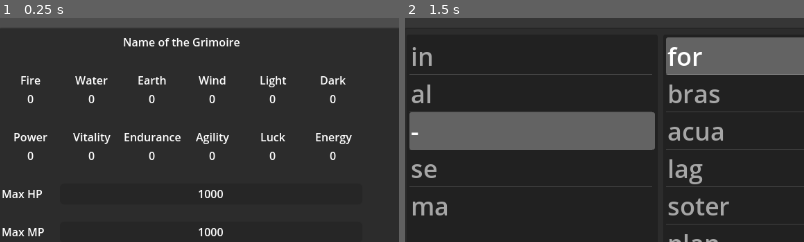
Above: before the commit, frames 1-2 (left to right).
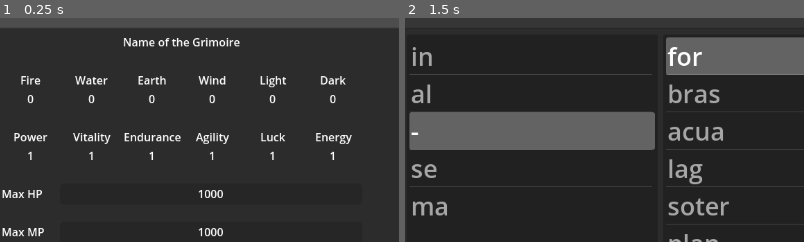
Above: after the commit, the same moments.

Repository: vhoyer/grimoire-researches
Game: Godot game, scene res://stages/_debug/grimoire/grimoires.tscn
Two runs of this game, one before a commit and one after it. Both use one fixed random seed, a clock stepped at 60 frames per second and the inputs below.
Inputs:
- Up to frame 1 (0.25 s): no input
- Up to frame 2 (1.5 s): click "+" at 0.5 s; click "+" at 1.25 s
The pictures show only the part of the screen within x 2-52%, y 0-50%; the shares and areas given below are measured in that part.

The runs differ from the first frame. In frame 1, 0.3% of the frame differs, in the area x 6-85%, y 59-64%; in frame 2, nothing differs.

Commit message:
✨ Add automated affinity calculation on grimoire prototype

Diff:
--- /dev/null
+++ b/entities/grimoire/affinities.gd
@@ -0,0 +1,45 @@
+extends Resource
+class_name Affinities
+
+@export var fire: int:
+	get(): return _elements[Spell.Elements.fire]
+@export var water: int:
+	get(): return _elements[Spell.Elements.water]
+@export var earth: int:
+	get(): return _elements[Spell.Elements.earth]
+@export var wind: int:
+	get(): return _elements[Spell.Elements.wind]
+@export var light: int:
+	get(): return _elements[Spell.Elements.light]
+@export var dark: int:
+	get(): return _elements[Spell.Elements.dark]
+
+var _elements: PackedInt32Array = [0];
+
+const CIRCLE_PENALTY = {
+	1: 0,
+	2: -1,
+	3: -2,
+}
+
+func _init() -> void:
+	_elements.resize(6)
+	_elements.fill(0)
+	pass
+
+func process_spell(spell: Spell) -> void:
+	var opposite_index = get_opposite_element(spell.element)
+	var affinity = CIRCLE_PENALTY[spell.circle]
+	_elements[opposite_index] = min(_elements[opposite_index], affinity)
+	pass
+
+func get_opposite_element(el: Spell.Elements) -> Spell.Elements:
+	match el:
+		Spell.Elements.fire: return Spell.Elements.water;
+		Spell.Elements.water: return Spell.Elements.fire;
+		Spell.Elements.earth: return Spell.Elements.wind;
+		Spell.Elements.wind: return Spell.Elements.earth;
+		Spell.Elements.light: return Spell.Elements.dark;
+		Spell.Elements.dark: return Spell.Elements.light;
+	assert(false, "Error, wtf why did it even get here????")
+	return 0;
--- a/entities/grimoire/grimoire.gd
+++ b/entities/grimoire/grimoire.gd
@@ -3,4 +3,28 @@
 
 const SIZE := 10
 
-var list: Array[Spell] = []
+var _list: Array[Spell] = []
+
+var affinities:= Affinities.new();
+var stats:= Stats.new();
+
+signal updated;
+
+func _init() -> void:
+	_list.resize(SIZE)
+	pass
+
+func set_spell(idx: int, spell: Spell) -> void:
+	_list[idx] = spell;
+	recalculate();
+	pass
+
+func get_spell(idx: int) -> Spell:
+	return _list[idx];
+
+func recalculate() -> void:
+	affinities = Affinities.new();
+	for spell in _list:
+		if spell == null: continue;
+		affinities.process_spell(spell);
+	updated.emit();
--- /dev/null
+++ b/entities/grimoire/stats.gd
@@ -0,0 +1,17 @@
+extends Resource
+class_name Stats
+
+@export var power = 1;
+@export var vitality = 1;
+@export var endurance = 1;
+@export var agility = 1;
+@export var luck = 1;
+@export var energy = 1;
+
+@export var max_hp: int:
+	get():
+		return 1000 + 100 * (vitality - 1)
+
+@export var max_mp: int:
+	get():
+		return 1000 + 100 * (energy - 1)
--- a/entities/spell/spell.gd
+++ b/entities/spell/spell.gd
@@ -2,12 +2,12 @@
 class_name Spell
 
 enum Elements {
-	fire,
-	water,
-	earth,
-	wind,
-	light,
-	dark,
+	fire = 0,
+	water = 1,
+	earth = 2,
+	wind = 3,
+	light = 4,
+	dark = 5,
 }
 
 static func parse_element(raw: String) -> Elements:
@@ -65,3 +65,9 @@
 func pcent(raw: float) -> String:
 	var value = floor(raw * 100)
 	return str(value) + '%'
+
+func extract_radix() -> Spell:
+	var radix = self.duplicate(true)
+	radix.pre = SpellPrepostfix.new()
+	radix.post = SpellPrepostfix.new()
+	return radix
--- /dev/null
+++ b/stages/_debug/grimoire/grimoire.gd
@@ -0,0 +1,25 @@
+extends PanelContainer
+
+var grimoire = Grimoire.new()
+
+func _ready() -> void:
+	update_labels()
+	grimoire.updated.connect(update_labels)
+
+func update_labels():
+	%Fire.text = str(grimoire.affinities.fire);
+	%Water.text = str(grimoire.affinities.water);
+	%Earth.text = str(grimoire.affinities.earth);
+	%Wind.text = str(grimoire.affinities.wind);
+	%Light.text = str(grimoire.affinities.light);
+	%Dark.text = str(grimoire.affinities.dark);
+
+	%Power.text = str(grimoire.stats.power);
+	%Vitality.text = str(grimoire.stats.vitality);
+	%Endurance.text = str(grimoire.stats.endurance);
+	%Agility.text = str(grimoire.stats.agility);
+	%Luck.text = str(grimoire.stats.luck);
+	%Energy.text = str(grimoire.stats.energy);
+
+	%HP.text = str(grimoire.stats.max_hp);
+	%MP.text = str(grimoire.stats.max_mp);
--- a/stages/_debug/grimoire/grimoires.tscn
+++ b/stages/_debug/grimoire/grimoires.tscn
@@ -1,6 +1,8 @@
-[gd_scene load_steps=2 format=3 uid="uid://n1056y7etnkk"]
+[gd_scene load_steps=4 format=3 uid="uid://n1056y7etnkk"]
 
 [ext_resource type="PackedScene" uid="uid://k8h78vpoebr5" path="res://stages/_debug/grimoire/spell_slot.tscn" id="1_br3ms"]
+[ext_resource type="Script" path="res://stages/_debug/grimoire/grimoire.gd" id="1_lrpgt"]
+[ext_resource type="Script" path="res://stages/_debug/grimoire/spell_slots.gd" id="2_lip0o"]
 
 [node name="Grimoires" type="CanvasLayer"]
 
@@ -16,7 +18,9 @@
 theme_override_constants/margin_bottom = 16
 
 [node name="Book" type="PanelContainer" parent="MarginContainer"]
-layout_mode = 2
+unique_name_in_owner = true
+layout_mode = 2
+script = ExtResource("1_lrpgt")
 
 [node name="BookPages" type="HBoxContainer" parent="MarginContainer/Book"]
 layout_mode = 2
@@ -36,78 +40,78 @@
 layout_mode = 2
 columns = 6
 
+[node name="AffinityLabel1" type="Label" parent="MarginContainer/Book/BookPages/PageLeft/Affinities"]
+layout_mode = 2
+size_flags_horizontal = 3
+text = "Fire"
+horizontal_alignment = 1
+
+[node name="AffinityLabel2" type="Label" parent="MarginContainer/Book/BookPages/PageLeft/Affinities"]
+layout_mode = 2
+size_flags_horizontal = 3
+text = "Water"
+horizontal_alignment = 1
+
+[node name="AffinityLabel3" type="Label" parent="MarginContainer/Book/BookPages/PageLeft/Affinities"]
+layout_mode = 2
+size_flags_horizontal = 3
+text = "Earth"
+horizontal_alignment = 1
+
+[node name="AffinityLabel4" type="Label" parent="MarginContainer/Book/BookPages/PageLeft/Affinities"]
+layout_mode = 2
+size_flags_horizontal = 3
+text = "Wind"
+horizontal_alignment = 1
+
+[node name="AffinityLabel5" type="Label" parent="MarginContainer/Book/BookPages/PageLeft/Affinities"]
+layout_mode = 2
+size_flags_horizontal = 3
+text = "Light"
+horizontal_alignment = 1
+
+[node name="AffinityLabel6" type="Label" parent="MarginContainer/Book/BookPages/PageLeft/Affinities"]
+layout_mode = 2
+size_flags_horizontal = 3
+text = "Dark"
+horizontal_alignment = 1
+
 [node name="Fire" type="Label" parent="MarginContainer/Book/BookPages/PageLeft/Affinities"]
-layout_mode = 2
-size_flags_horizontal = 3
-text = "Fire"
+unique_name_in_owner = true
+layout_mode = 2
+size_flags_horizontal = 3
+text = "0"
 horizontal_alignment = 1
 
 [node name="Water" type="Label" parent="MarginContainer/Book/BookPages/PageLeft/Affinities"]
-layout_mode = 2
-size_flags_horizontal = 3
-text = "Water"
+unique_name_in_owner = true
+layout_mode = 2
+size_flags_horizontal = 3
+text = "0"
 horizontal_alignment = 1
 
 [node name="Earth" type="Label" parent="MarginContainer/Book/BookPages/PageLeft/Affinities"]
-layout_mode = 2
-size_flags_horizontal = 3
-text = "Earth"
+unique_name_in_owner = true
+layout_mode = 2
+size_flags_horizontal = 3
+text = "0"
 horizontal_alignment = 1
 
 [node name="Wind" type="Label" parent="MarginContainer/Book/BookPages/PageLeft/Affinities"]
-layout_mode = 2
-size_flags_horizontal = 3
-text = "Wind"
+unique_name_in_owner = true
+layout_mode = 2
+size_flags_horizontal = 3
+text = "0"
 horizontal_alignment = 1
 
 [node name="Light" type="Label" parent="MarginContainer/Book/BookPages/PageLeft/Affinities"]
-layout_mode = 2
-size_flags_horizontal = 3
-text = "Light"
+unique_name_in_owner = true
+layout_mode = 2
+size_flags_horizontal = 3
+text = "0"
 horizontal_alignment = 1
 
 [node name="Dark" type="Label" parent="MarginContainer/Book/BookPages/PageLeft/Affinities"]
-layout_mode = 2
-size_flags_horizontal = 3
-text = "Dark"
-horizontal_alignment = 1
-
-[node name="FireAffinity" type="Label" parent="MarginContainer/Book/BookPages/PageLeft/Affinities"]
-unique_name_in_owner = true
-layout_mode = 2
-size_flags_horizontal = 3
-text = "0"
-horizontal_alignment = 1
-
-[node name="WaterAffinity" type="Label" parent="MarginContainer/Book/BookPages/PageLeft/Affinities"]
-unique_name_in_owner = true
-layout_mode = 2
-size_flags_horizontal = 3
-text = "0"
-horizontal_alignment = 1
-
-[node name="EarthAffinity" type="Label" parent="MarginContainer/Book/BookPages/PageLeft/Affinities"]
-unique_name_in_owner = true
-layout_mode = 2
-size_flags_horizontal = 3
-text = "0"
-horizontal_alignment = 1
-
-[node name="WindAffinity" type="Label" parent="MarginContainer/Book/BookPages/PageLeft/Affinities"]
-unique_name_in_owner = true
-layout_mode = 2
-size_flags_horizontal = 3
-text = "0"
-horizontal_alignment = 1
-
-[node name="LightAffinity" type="Label" parent="MarginContainer/Book/BookPages/PageLeft/Affinities"]
-unique_name_in_owner = true
-layout_mode = 2
-size_flags_horizontal = 3
-text = "0"
-horizontal_alignment = 1
-
-[node name="DarkAffinity" type="Label" parent="MarginContainer/Book/BookPages/PageLeft/Affinities"]
 unique_name_in_owner = true
 layout_mode = 2
 size_flags_horizontal = 3
@@ -274,33 +278,5 @@
 [node name="PageRight" type="VBoxContainer" parent="MarginContainer/Book/BookPages"]
 layout_mode = 2
 size_flags_horizontal = 3
-
-[node name="SpellSlot1" parent="MarginContainer/Book/BookPages/PageRight" instance=ExtResource("1_br3ms")]
-layout_mode = 2
-
-[node name="SpellSlot2" parent="MarginContainer/Book/BookPages/PageRight" instance=ExtResource("1_br3ms")]
-layout_mode = 2
-
-[node name="SpellSlot3" parent="MarginContainer/Book/BookPages/PageRight" instance=ExtResource("1_br3ms")]
-layout_mode = 2
-
-[node name="SpellSlot4" parent="MarginContainer/Book/BookPages/PageRight" instance=ExtResource("1_br3ms")]
-layout_mode = 2
-
-[node name="SpellSlot5" parent="MarginContainer/Book/BookPages/PageRight" instance=ExtResource("1_br3ms")]
-layout_mode = 2
-
-[node name="SpellSlot6" parent="MarginContainer/Book/BookPages/PageRight" instance=ExtResource("1_br3ms")]
-layout_mode = 2
-
-[node name="SpellSlot7" parent="MarginContainer/Book/BookPages/PageRight" instance=ExtResource("1_br3ms")]
-layout_mode = 2
-
-[node name="SpellSlot8" parent="MarginContainer/Book/BookPages/PageRight" instance=ExtResource("1_br3ms")]
-layout_mode = 2
-
-[node name="SpellSlot9" parent="MarginContainer/Book/BookPages/PageRight" instance=ExtResource("1_br3ms")]
-layout_mode = 2
-
-[node name="SpellSlot10" parent="MarginContainer/Book/BookPages/PageRight" instance=ExtResource("1_br3ms")]
-layout_mode = 2
+script = ExtResource("2_lip0o")
+SpellSlotScene = ExtResource("1_br3ms")
--- a/stages/_debug/grimoire/spell_slot.gd
+++ b/stages/_debug/grimoire/spell_slot.gd
@@ -1,14 +1,20 @@
 extends Button
 
 @export var SpellSelectionScene: PackedScene;
+@export_range(0, Grimoire.SIZE-1, 1) var slot_index: int = 0;
+
+var grimoire: Grimoire;
 var spell_select;
+
 var spell: Spell:
+	get():
+		return grimoire.get_spell(slot_index);
 	set(value):
+		grimoire.set_spell(slot_index, value);
 		if value == null:
 			self.text = '+'
 			return
 		self.text = value.name
-		spell = value
 
 func _on_button_down() -> void:
 	spell_select = SpellSelectionScene.instantiate()
--- /dev/null
+++ b/stages/_debug/grimoire/spell_slots.gd
@@ -0,0 +1,11 @@
+extends VBoxContainer
+
+@export var SpellSlotScene: PackedScene;
+
+func _ready() -> void:
+	var grimoire = %Book.grimoire
+	for index in grimoire.SIZE:
+		var btn = SpellSlotScene.instantiate()
+		btn.grimoire = grimoire
+		btn.slot_index = index
+		self.add_child(btn)
